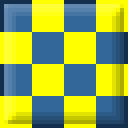
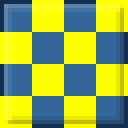
Before/after of a (128, 128) layered artwork. What changed in the layer stack:
pixels changed over [4, 4, 124, 124] (layer not identified)
